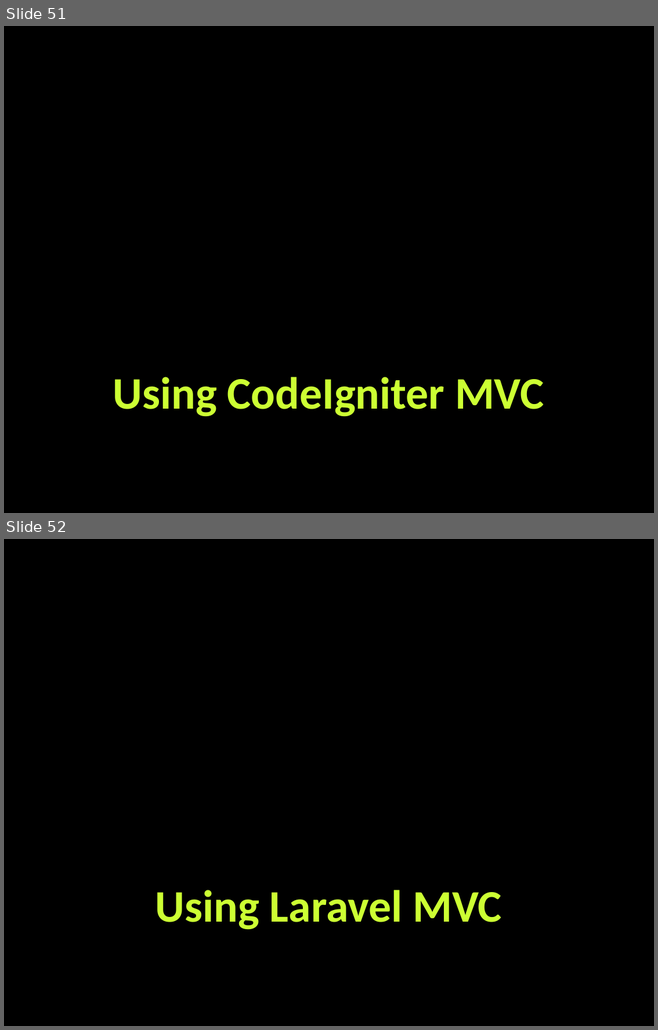
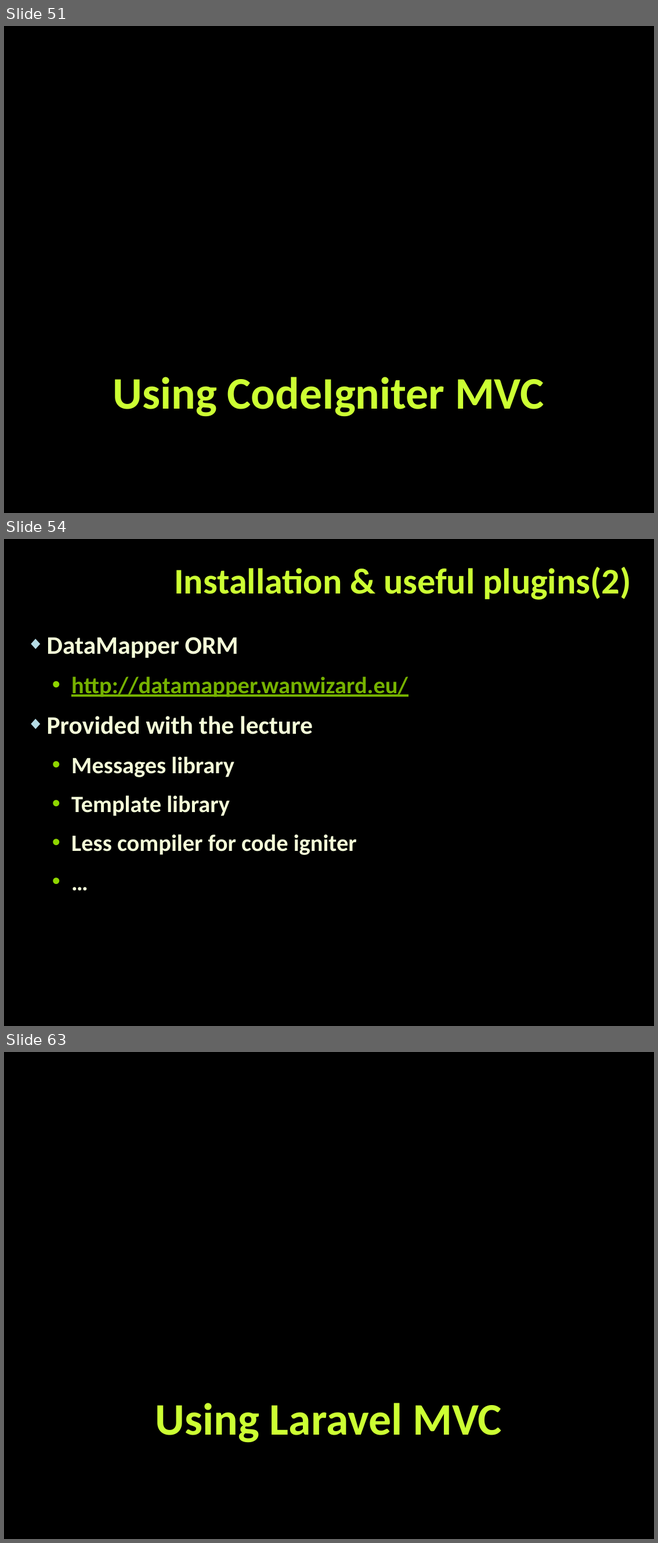
Before and after one commit to tanzhur/PHP_MVC-seminar, a slide deck: PHP_MVC.pptx. Shown one above the other, each under a label of ours: slides 51 and 52 before the commit, slides 51, 54 and 63 after it; the slides between them are not shown. The pictures are 658x1030 and 658x1543 pixels, drawn with LibreOffice and Linux fonts; fonts in the diff are those of the drawing; background and template pictures are left out. Boxes give left, top, right and bottom in pixels: in the first picture for what was removed or moved away, otherwise in the second. Text is boxed around its words. In the diff, an @@ line names an element or a change of style, - is before the commit and + after.

Commit message:
Code igniter bit of presentation done

```diff
--- a/PHP_MVC.pptx
+++ b/PHP_MVC.pptx
@@ slide 54 added at box(4, 539, 654, 1026), background picture (left out) @@
@@ title added at box(174, 567, 631, 600), 40 pt, text #CCFF33, bold @@
+Installation & useful plugins(2)
@@ text added at box(47, 637, 408, 855), 26 pt, text #F4FCD8, bold @@
+◆ DataMapper ORM
+  • http://datamapper.wanwizard.eu/
+◆ Provided with the lecture
+  • Messages library
+  • Template library
+  • Less compiler for code igniter
+  • …
@@ what was slide 52 is now slide 63 @@
```
Also in this commit, not shown: 1 slide changed, 10 other slides added.
